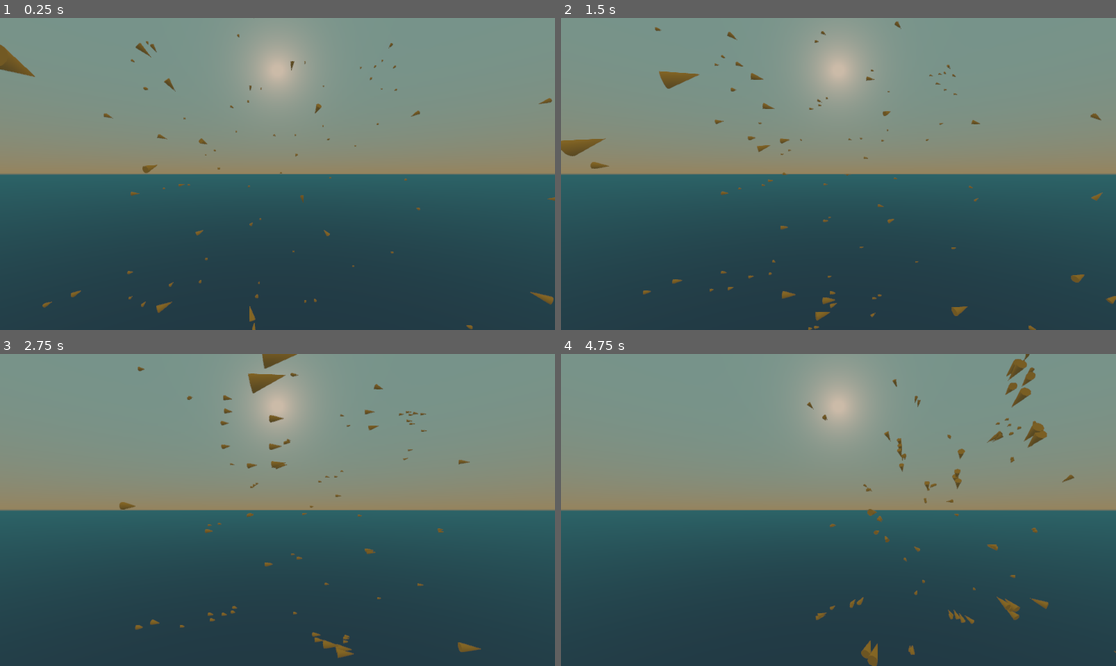
Above: before the commit, frames 1-4 (two rows, left to right).
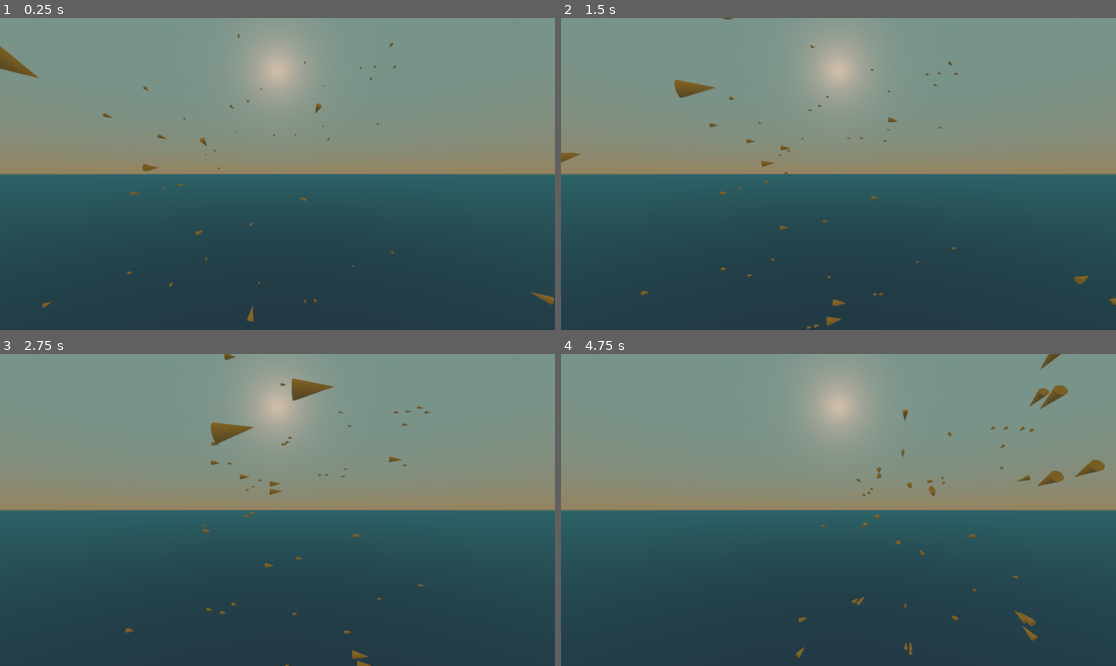
Above: after the commit, the same moments.

Repository: exocetfalling/ExoBoids
Game: Godot game, scene res://scenes/test_scene.tscn
Two runs of this game, one before a commit and one after it. Both use one fixed random seed, a clock stepped at 60 frames per second and the inputs below.
Inputs:
- Up to frame 1 (0.25 s): no input
- Up to frame 2 (1.5 s): hold Right (ui_right) 0.53-1.28 s; hold Down (ui_down) from 1.28 s (still down)
- Up to frame 3 (2.75 s): release Down (ui_down) at 2.03 s; hold Right (ui_right) from 2.03 s (still down)
- Up to frame 4 (4.75 s): release Right (ui_right) at 2.78 s; hold Up (ui_up) 2.78-3.53 s; hold Left (ui_left) from 3.53 s (still down)

The runs differ from the first frame. In frame 1, 0.5% of the frame differs, in the area x 0-100%, y 5-100%; in frame 2, 1.9%; in frame 3, 2.3%; in frame 4, 2.6%, in the area x 42-100%, y 0-100%.

Commit message:
More tuning

Diff:
--- a/entities/boid/boid.gd
+++ b/entities/boid/boid.gd
@@ -25,8 +25,8 @@
 var elapsed_time: float = 0.0
 
 # Exports
-export var COEFF_AVOIDANCE: float = -0.01
-export var COEFF_COHESION: float = 1.2
+export var COEFF_AVOIDANCE: float = -0.015
+export var COEFF_COHESION: float = 1.1
 export var COEFF_STATION: float = -0.008
 export var COEFF_INPUT: float = 2
 
--- a/scenes/test_scene.tscn
+++ b/scenes/test_scene.tscn
@@ -5,7 +5,7 @@
 
 [node name="TestScene" type="Spatial"]
 script = ExtResource( 2 )
-num_boids_total = 128
+num_boids_total = 64
 
 [node name="Camera" type="Camera" parent="."]
 transform = Transform( 1, 0, 0, 0, 1, 0, 0, 0, 1, 0, 2, 30 )
